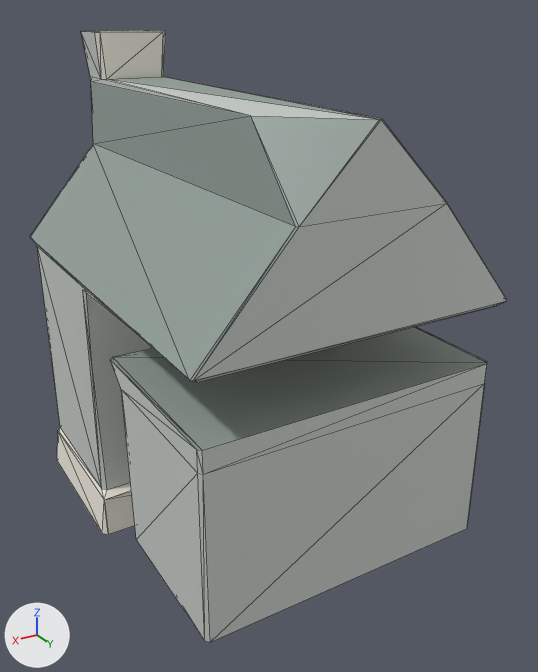
The glTF model docs/univers/archipeo/batiments/modeles/5e-batiment-salon-de-moustache/loin.glb: old version first, new version second.
Camera for both pictures: a 50 mm camera at (0.655, 1.203, 1.009) aimed at (-0.042, 0.042, 0.429). The axes (+X, +Y, +Z) are drawn at lower left. The lights are the same throughout. The first picture is the older version. Mesh edges are drawn as thin lines. Vertices at exactly the same position are counted once.

The first picture shows 'loin'.
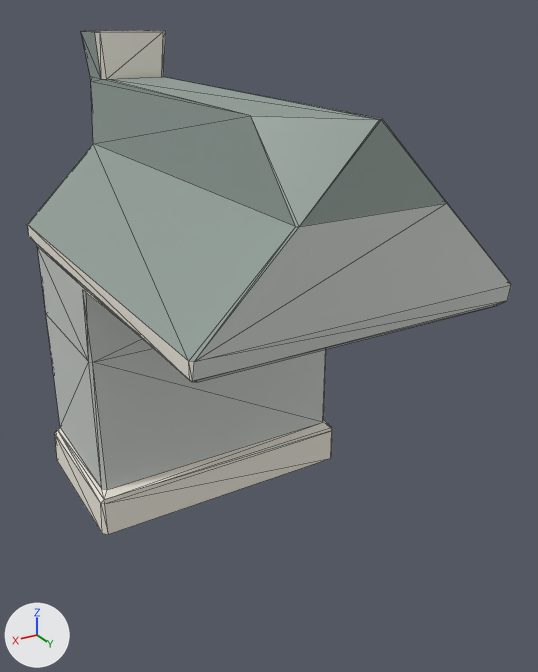
Edits to the scene script, one JSON object a line:
```json
{"block": "me_loin", "where": "# used by ob_loin; location = (0.0, 0.0, 0.0)"}
{"op": "remove", "block": "me_loin", "code": "me_loin.from_pydata(...)  # 108 vertices, 196 faces; spans x -0.3..0.294, y -0.426..0.402, z 0.0..0.98"}
{"op": "add", "block": "me_loin", "code": "me_loin.from_pydata(...)  # 108 vertices, 200 faces; spans x -0.3..0.294, y -0.426..0.403, z 0.0..0.98"}
{"block": "me_loin", "change": "me_loin part 1: the loose piece of 24 vertices spanning x -0.286..0.28, y 0.026..0.387, z 0.098..0.451 is deleted"}
{"block": "me_loin", "change": "me_loin part 2"}
{"block": "me_loin", "change": "48 faces are deleted"}
{"block": "me_loin", "change": "24 vertices are added at x -0.298..0.292, y -0.419..0.403, z 0.078..0.598"}
{"block": "me_loin", "change": "96 new faces join them"}
{"block": "me_loin", "change": "me_loin part 3: 26 kept faces spanning x -0.293..0.287, y -0.421..0.402, z 0.549..0.98 get new vertex colours; the middle colour goes from light grey #ccd1cc to grey #93a09a"}
```

Pixel boxes [x1, y1, x2, y2] of what changed, in the pictures (538 x 672 px):
```json
{"object": "loin", "change": "reshaped", "before": [29, 30, 507, 642], "after": [27, 30, 511, 535], "on screen": "17% shorter"}
{"part": 1, "of": "me_loin", "change": "deleted", "before": [111, 326, 487, 642]}
{"part": 2, "of": "me_loin", "change": "reshaped", "before": [29, 144, 507, 535], "after": [27, 144, 511, 535]}
{"part": 3, "of": "me_loin", "change": "recoloured", "before": [81, 31, 446, 227], "after": [81, 31, 446, 227]}
```
